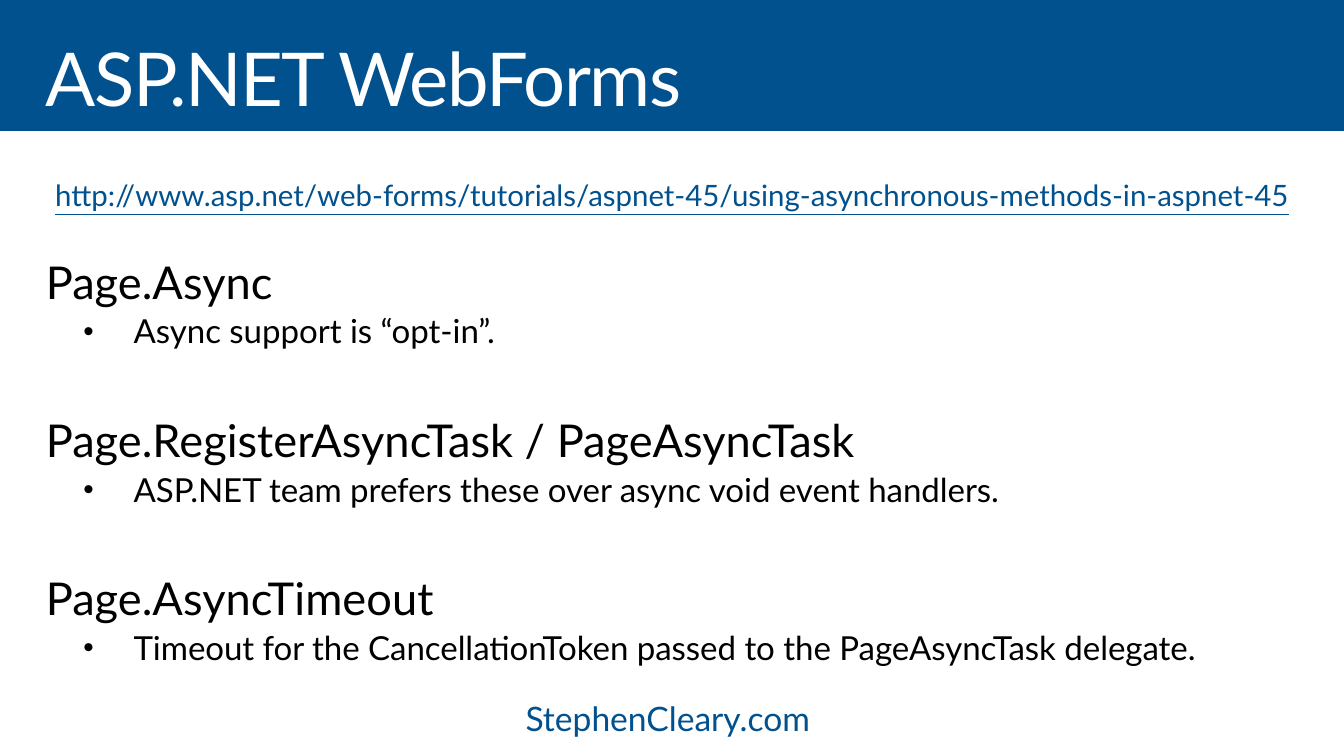
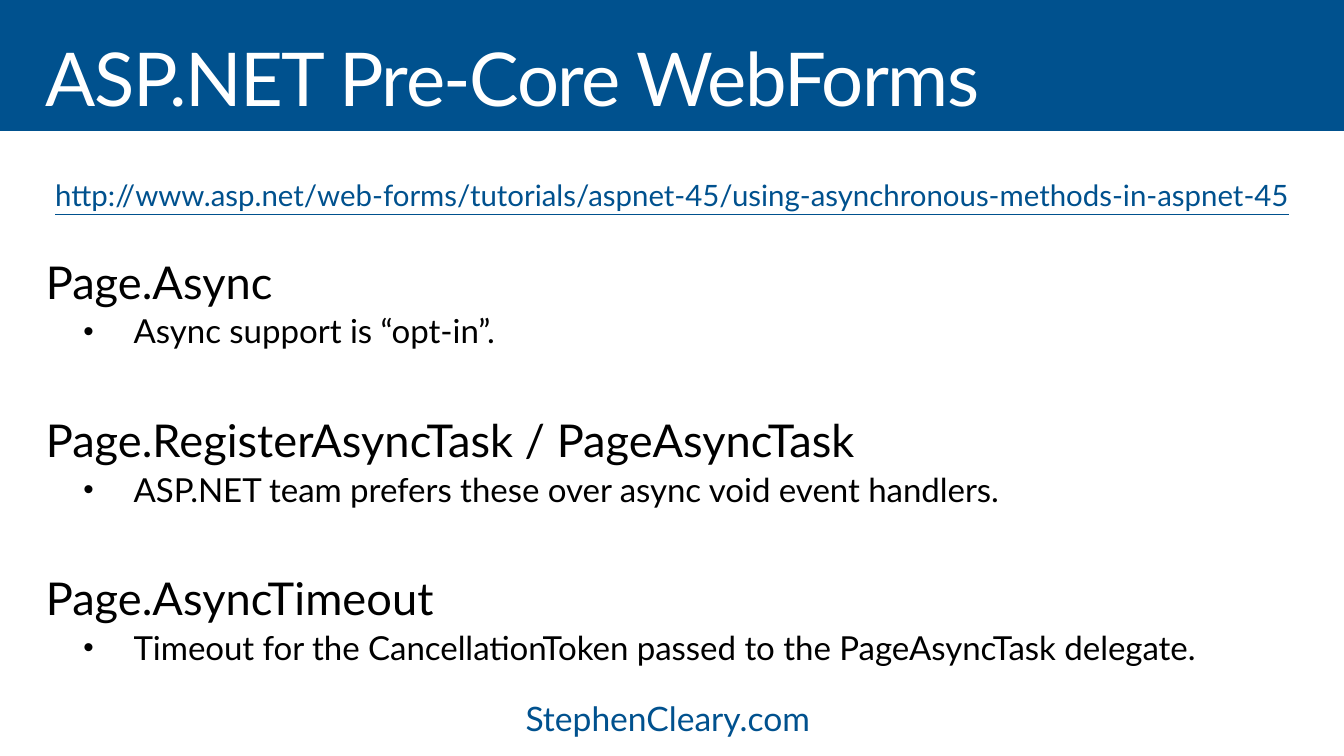
Before and after one commit to StephenCleary/Presentations, a slide deck: slide 41 of Async Servers/Intro to Async ASP.NET - 16.9.pptx. Drawn at 1344x756 pixels with LibreOffice and Linux fonts; fonts in the diff are those of the drawing. Boxes give left, top, right and bottom in pixels: in the first picture for what was removed or moved away, otherwise in the second. Text is boxed around its words. In the diff, an @@ line names an element or a change of style, - is before the commit and + after.

```diff
--- a/Async Servers/Intro to Async ASP.NET - 16.9.pptx
+++ b/Async Servers/Intro to Async ASP.NET - 16.9.pptx
@@ title at <box>46,51,979,107</box>: text changed @@
-ASP.NET WebForms
+ASP.NET Pre-Core WebForms
```
Also in this commit, not shown: 18 other slides changed, 1 slide added, 1 slide removed, 5 other files.
